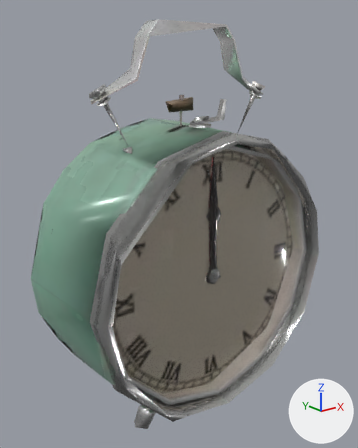
The glTF model public/assets/props_ph/alarm_clock_01.glb as it was, and as the next commit left it.
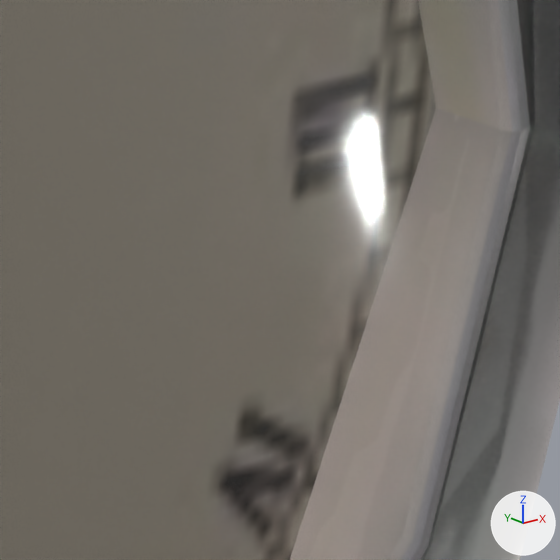
The first picture shows the older version from a camera (50 mm lens) standing at (-0.14, 0.681, -3.029) and looking at (-0.013, 0.84, -3.093). The close-ups show the older and then the newer version on the part from 65% to 87% of the width and 52% to 69% of the height of that picture. Only the edits that show in the close-ups are written down. Every picture has the same lights, and +X, +Y and +Z are marked at lower right.

Script lines for the objects in view, before the commit:
```python
ob_alarm_clock_01 = bpy.data.objects.new('alarm_clock_01', me_cylinder_030)
ob_alarm_clock_01.location = (0.0, 0.0, 0.0)
ob_alarm_clock_01_glass = bpy.data.objects.new('alarm_clock_01_glass', me_cylinder_001)
ob_alarm_clock_01_glass.location = (0.0, 0.0, 0.0)
```
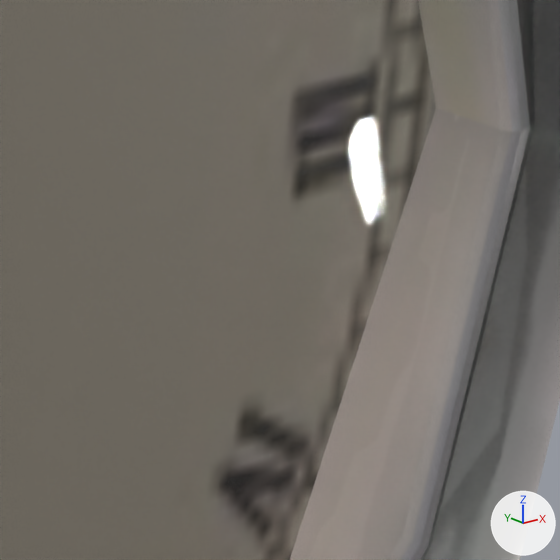
The change, as a list of edits to the scene's bpy script:
```text
Change mat_alarm_clock_01_glass:
    add n7 = _N.new('ShaderNodeMath'); n7.name = 'Math.001'
    add n7.operation = 'MULTIPLY'
    add n7.inputs[1].default_value = 0.1  # 'Value'
    where n3 = _N.new('ShaderNodeSeparateColor'); n3.name = 'Separate Color'
    where n0 = _N.new('ShaderNodeBsdfPrincipled'); n0.name = 'Principled BSDF'
    remove _L.new(n3.outputs[1], n0.inputs[2])  # 'Green' to 'Roughness'
    add _L.new(n7.outputs[0], n0.inputs[2])  # 'Value' to 'Roughness'
    add _L.new(n3.outputs[1], n7.inputs[0])  # 'Green' to 'Value'
```

Pixel boxes (x1, y1, x2, y2) of what changed, in the close-ups (560 x 560 px):
'alarm_clock_01_glass', surface changed
    both: (299, 80, 404, 305)
